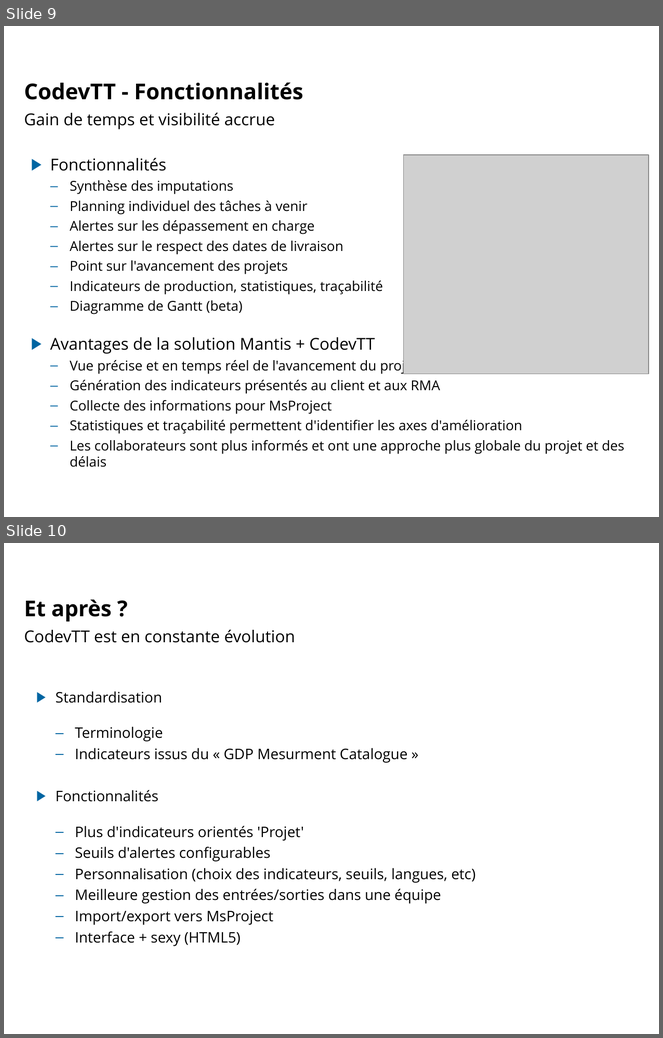
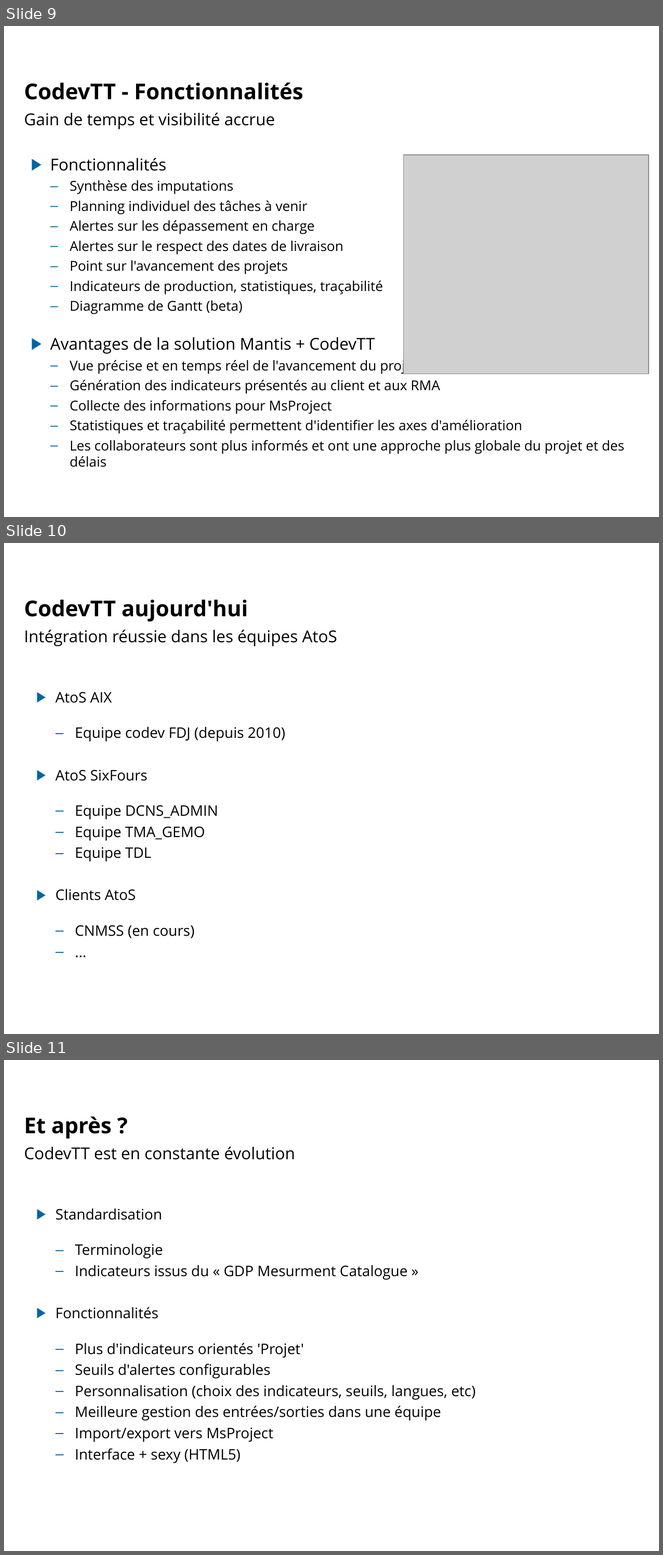
Before and after one commit to lbayle/codev, a slide deck: doc/Presentation/CodevTT_5a7_20120315.odp. Shown one above the other, each under a label of ours: slides 9 and 10 before the commit, slides 9, 10 and 11 after it. The pictures are 663x1038 and 663x1555 pixels, drawn with LibreOffice and Linux fonts; fonts in the diff are those of the drawing; grey boxes stand for pictures; background and template pictures are left out. Boxes give left, top, right and bottom in pixels: in the first picture for what was removed or moved away, otherwise in the second. Text is boxed around its words. In the diff, an @@ line names an element or a change of style, - is before the commit and + after.

```diff
--- a/doc/Presentation/CodevTT_5a7_20120315.odp
+++ b/doc/Presentation/CodevTT_5a7_20120315.odp
@@ slide 10 added at <box>4,543,659,1034</box>, background picture (left out) @@
@@ title added at <box>24,600,248,622</box>, 24 pt, text #000000, bold @@
+CodevTT aujourd'hui
@@ text added at <box>24,630,337,646</box>, 18 pt, text #000000 @@
+Intégration réussie dans les équipes AtoS
@@ text added at <box>55,692,285,939</box>, 16 pt, text #000000 @@
+▶ AtoS AIX
+  – Equipe codev FDJ (depuis 2010)
+▶ AtoS SixFours
+  – Equipe DCNS_ADMIN
+  – Equipe TMA_GEMO
+  – Equipe TDL
+▶ Clients AtoS
+  – CNMSS (en cours)
+  – ...
@@ page number added at <box>18,988,64,1014</box>, 10 pt, text #FFFFFF @@
+10
@@ what was slide 10 is now slide 11 @@
```
Also in this commit, not shown: 2 slides changed, 1 other file.
